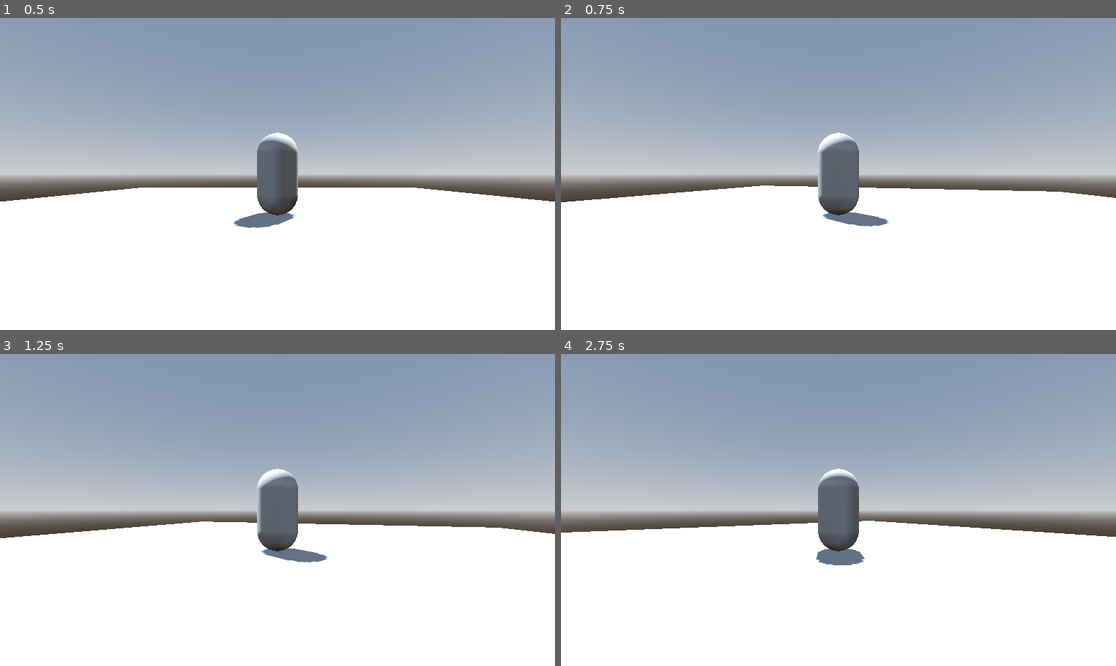
Above: before the commit, frames 1-4 (two rows, left to right).
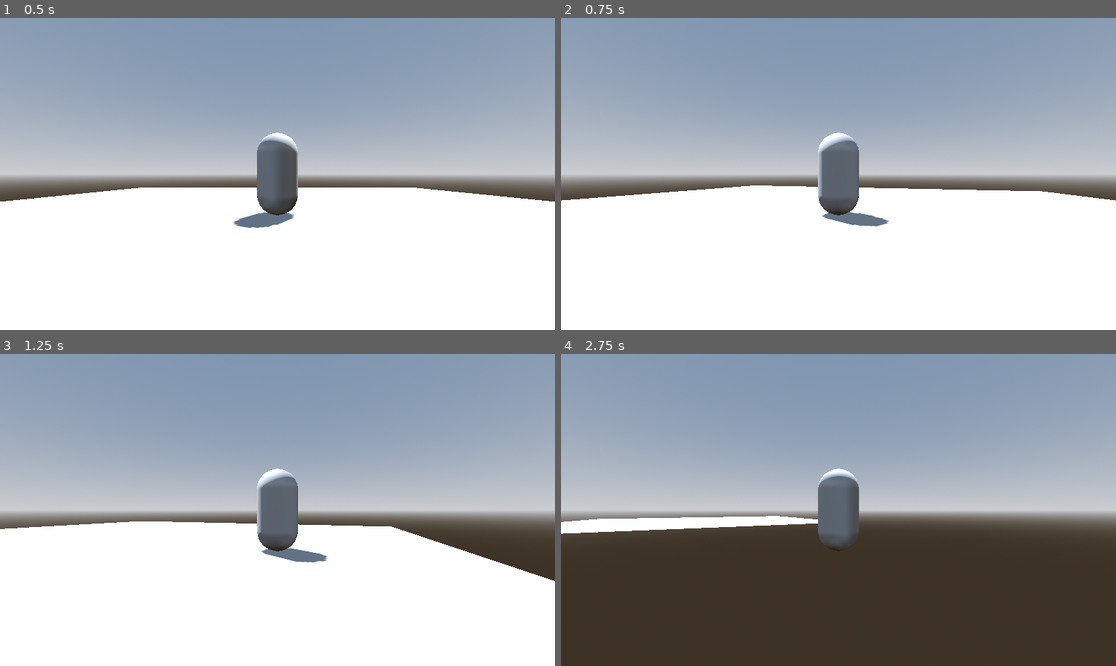
Above: after the commit, the same moments.

Repository: rCotche/kenneyjam25
Game: Godot game, scene res://scenes/naze_land.tscn
The game is run twice, just before and just after one commit, with the same random seed, the same clock (stepped at 60 frames per second) and the same inputs.
Inputs (mouse positions are in pixels of both pictures, inside the frame that each line leads up to):
- Up to frame 1 (0.5 s): no input
- Up to frame 2 (0.75 s): tap Enter at 0.5 s; move the mouse to (960, 158) at 0.52 s; hold Right (droite) from 0.53 s (still down); tap Down (reculer) at 0.6 s
- Up to frame 3 (1.25 s): keep holding Right (droite)
- Up to frame 4 (2.75 s): move the mouse to (727, 525) at 1.27 s; release Right (droite) at 1.28 s; hold Left (gauche) 1.28-2.03 s; tap Down (reculer) at 1.35, 2.1 s; move the mouse to (894, 441) at 2.02 s; hold Right (droite) from 2.03 s (still down)

Frame 1 is identical in both runs. In frame 2, 0.3% of the frame differs, in the area x 0-100%, y 53-67%; in frame 3, 3.3%; in frame 4, 45%, in the area x 0-100%, y 51-100%.

Commit message:
player move fix

Diff:
--- a/scenes/player.gd
+++ b/scenes/player.gd
@@ -3,6 +3,7 @@
 #PLAYER
 var movement_input := Vector2.ZERO
 @export var speed_movement : float = 5.0
+@export var max_speed_movement : float = 10.0
 
 #CAMERA
 @onready var camera = $CameraController/Camera3D
@@ -17,7 +18,10 @@
 	pass
 
 func _physics_process(delta: float) -> void:
+	#
 	movement(delta)
+	#OBLIGATOIRE pour bouger
+	move_and_slide()
 
 func movement(delta: float) -> void:
 	movement_input = Input.get_vector("gauche", "droite", "avancer", "reculer").rotated(-camera.global_rotation.y)
@@ -25,11 +29,22 @@
 	var velocity_2d := Vector2(velocity.x, velocity.z)
 
 	if movement_input != Vector2.ZERO:
-		#2.1 slowly accelerating from ur current speed vers la direction de l'input
+		#2.1 slowly accelerating from iur current speed vers la direction de l'input
 		velocity_2d += movement_input * speed_movement * delta * 8.0
+		#tous les vecteur ont la fonction limit_length
+		#2.2 set a maximum speed
+		velocity_2d = velocity_2d.limit_length(max_speed_movement)
+		#Rappel velocity c'est un vecteur 3d
+		#2.3 updating velocity to get a new movement speed
+		velocity.x = velocity_2d.x
+		velocity.z = velocity_2d.y
+		print(movement_input)
 	else :
 		#permet de ralentir le perso lorsqu'il y a pas d'input
 		#3.1 get our current speed and change it to zero
 		#base_speed * 4.0 * delta c'est la vitesse à laquelle
 		#la vitesse du player va atteindre 0
 		velocity_2d = velocity_2d.move_toward(Vector2.ZERO, speed_movement * 4.0 * delta)
+		#3.2 updating velocity to get a new movement speed
+		velocity.x = velocity_2d.x
+		velocity.z = velocity_2d.y
